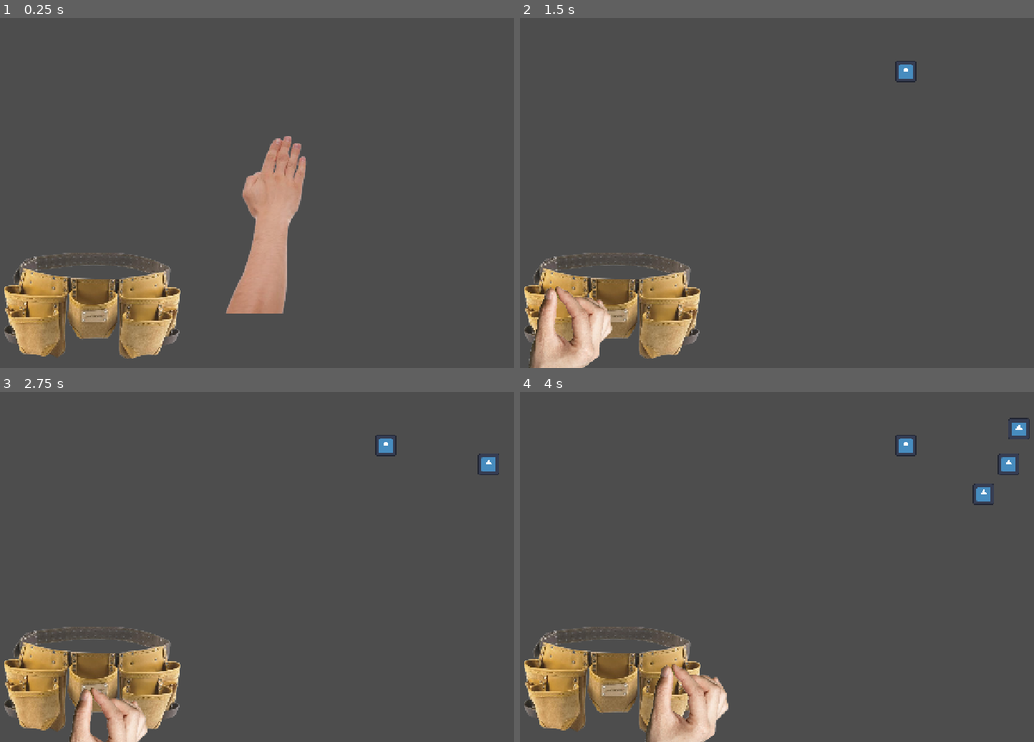
Above: before the commit, frames 1-4 (two rows, left to right).
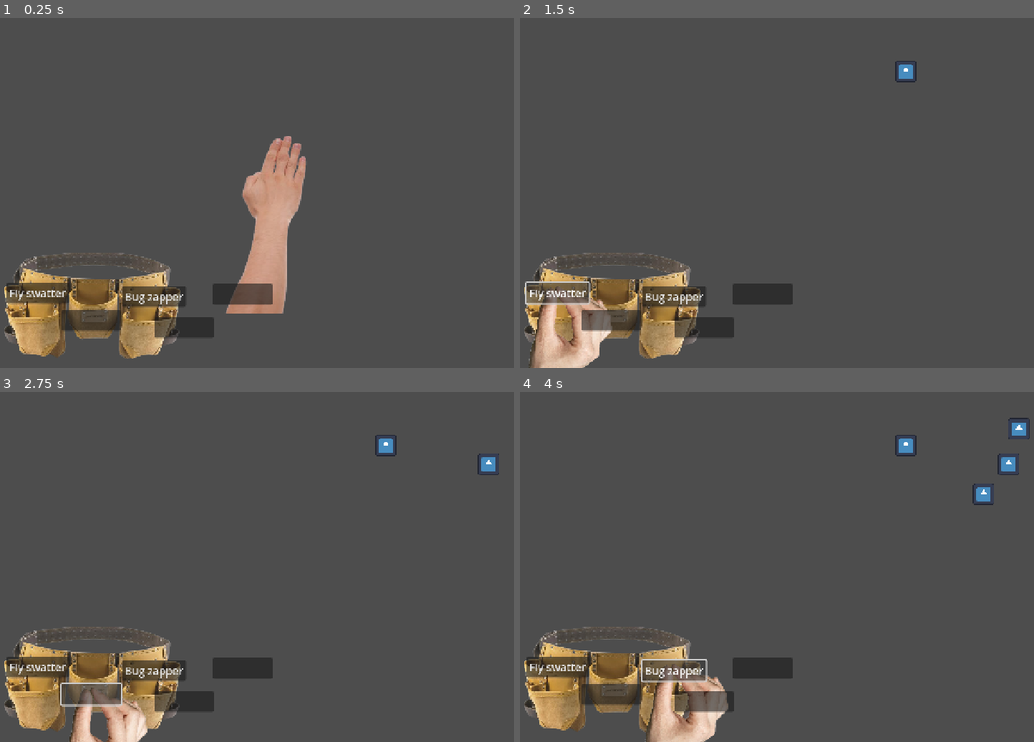
Above: after the commit, the same moments.

Repository: mattismoel/rage-room
Game: Godot game, scene res://scenes/game.tscn
Same seed, same stepped clock (60 frames per second), same inputs: the game is played once before the commit and once after it. The engine's default icon, where the game draws it, is replaced by a stand-in: a white triangle on a blue panel in a dark square.
Inputs (mouse positions are in pixels of both pictures, inside the frame that each line leads up to):
- Up to frame 1 (0.25 s): no input
- Up to frame 2 (1.5 s): click (555, 291) at 0.5 s, where only the run after the commit has a clickable "Fly swatter"; click (555, 291) at 1.27 s
- Up to frame 3 (2.75 s): click (92, 693) at 2.02 s
- Up to frame 4 (4 s): click (674, 668) at 2.75 s, where only the run after the commit has a clickable "Bug zapper"; click (674, 668) at 3.52 s

The runs differ from the first frame. In frame 1, 3.5% of the frame differs, in the area x 1-54%, y 75-92%; in frame 2, 3.6%; in frame 3, 3.5%; in frame 4, 3.6%.

Commit message:
reworked inventory system

Diff:
--- a/scenes/game.tscn
+++ b/scenes/game.tscn
@@ -60,4 +60,5 @@
 [node name="Player" parent="." node_paths=PackedStringArray("inventory") instance=ExtResource("8_0tnpc")]
 inventory = NodePath("../Inventory")
 
-[node name="Inventory" parent="." instance=ExtResource("9_0tnpc")]
+[node name="Inventory" parent="." node_paths=PackedStringArray("inventory_slots") instance=ExtResource("9_0tnpc")]
+inventory_slots = []
--- a/scenes/inventory.tscn
+++ b/scenes/inventory.tscn
@@ -1,14 +1,35 @@
-[gd_scene load_steps=4 format=3 uid="uid://crh2sifj0qerg"]
+[gd_scene load_steps=10 format=3 uid="uid://crh2sifj0qerg"]
 
 [ext_resource type="Script" uid="uid://djgu6m5pecjky" path="res://scripts/inventory.gd" id="1_hj2ta"]
 [ext_resource type="Texture2D" uid="uid://b1cln5grvtgrp" path="res://assets/belt.png" id="2_ty45s"]
+[ext_resource type="Script" uid="uid://bxcl32ibl8vgx" path="res://scenes/inventory/inventory_slot.gd" id="3_ty45s"]
+[ext_resource type="PackedScene" uid="uid://ytos3fkkwwof" path="res://scenes/equipment/bug_zapper.tscn" id="4_yyk2a"]
+[ext_resource type="Script" uid="uid://c3n2s4jlpujkh" path="res://scenes/equipment/equipment_entry.gd" id="5_uae8j"]
+[ext_resource type="PackedScene" uid="uid://crbgnq0h1g3ym" path="res://scenes/equipment/flyswatter.tscn" id="6_uae8j"]
 
 [sub_resource type="RectangleShape2D" id="RectangleShape2D_hj2ta"]
 size = Vector2(148, 101)
 
-[node name="Inventory" type="Node2D" node_paths=PackedStringArray("inventory_area")]
+[sub_resource type="Resource" id="Resource_uae8j"]
+script = ExtResource("5_uae8j")
+scene = ExtResource("6_uae8j")
+name = "Fly swatter"
+unlocked = true
+value = 0
+metadata/_custom_type_script = "uid://c3n2s4jlpujkh"
+
+[sub_resource type="Resource" id="Resource_s887n"]
+script = ExtResource("5_uae8j")
+scene = ExtResource("4_yyk2a")
+name = "Bug zapper"
+unlocked = true
+value = 0
+metadata/_custom_type_script = "uid://c3n2s4jlpujkh"
+
+[node name="Inventory" type="Node2D" node_paths=PackedStringArray("inventory_area", "inventory_slots")]
 script = ExtResource("1_hj2ta")
 inventory_area = NodePath("HoverArea/CollisionShape2D")
+inventory_slots = [NodePath("CanvasLayer/InventorySlot"), NodePath("CanvasLayer/InventorySlot2"), NodePath("CanvasLayer/InventorySlot3"), NodePath("CanvasLayer/InventorySlot4"), NodePath("CanvasLayer/InventorySlot5")]
 
 [node name="Belt" type="Sprite2D" parent="."]
 position = Vector2(84.796, 270.15)
@@ -17,8 +38,52 @@
 texture = ExtResource("2_ty45s")
 
 [node name="HoverArea" type="Area2D" parent="."]
-position = Vector2(134.796, 184.15)
+position = Vector2(84, 264)
 
 [node name="CollisionShape2D" type="CollisionShape2D" parent="HoverArea"]
-position = Vector2(-50.796, 79.35)
 shape = SubResource("RectangleShape2D_hj2ta")
+
+[node name="CanvasLayer" type="CanvasLayer" parent="."]
+layer = 2
+
+[node name="InventorySlot" type="Button" parent="CanvasLayer"]
+offset_left = 13.0
+offset_top = 248.0
+offset_right = 102.0
+offset_bottom = 279.0
+scale = Vector2(0.562755, 0.562755)
+script = ExtResource("3_ty45s")
+initial_equipment = SubResource("Resource_uae8j")
+
+[node name="InventorySlot2" type="Button" parent="CanvasLayer"]
+offset_left = 59.0
+offset_top = 271.0
+offset_right = 148.0
+offset_bottom = 302.0
+scale = Vector2(0.562755, 0.562755)
+script = ExtResource("3_ty45s")
+
+[node name="InventorySlot3" type="Button" parent="CanvasLayer"]
+offset_left = 110.0
+offset_top = 251.0
+offset_right = 199.0
+offset_bottom = 282.0
+scale = Vector2(0.562755, 0.562755)
+script = ExtResource("3_ty45s")
+initial_equipment = SubResource("Resource_s887n")
+
+[node name="InventorySlot4" type="Button" parent="CanvasLayer"]
+offset_left = 137.0
+offset_top = 277.0
+offset_right = 226.0
+offset_bottom = 308.0
+scale = Vector2(0.562755, 0.562755)
+script = ExtResource("3_ty45s")
+
+[node name="InventorySlot5" type="Button" parent="CanvasLayer"]
+offset_left = 186.0
+offset_top = 249.0
+offset_right = 275.0
+offset_bottom = 280.0
+scale = Vector2(0.562755, 0.562755)
+script = ExtResource("3_ty45s")
--- /dev/null
+++ b/scenes/inventory/inventory_slot.gd
@@ -0,0 +1,44 @@
+class_name InventorySlot
+extends Button
+
+@export var initial_equipment: EquipmentEntry
+var _stored_equipment: EquipmentEntry
+
+func _ready() -> void:
+	set_entry(initial_equipment)
+	pressed.connect(_on_pressed)
+
+func set_entry(entry: EquipmentEntry):
+	if entry == null:
+		clear()
+		return
+	print("place ", entry.name)
+
+	## Set slot to display the stored equipment entry
+	_stored_equipment = entry
+	text = entry.name  # Or set an icon, etc.
+
+func clear():
+	_stored_equipment = null
+	text = ""
+
+func _on_pressed():
+	#if InventoryManager.equipped_entry == null:
+		#clear()
+	#else:
+		#set_entry(InventoryManager.equipped_entry)
+
+	## If slot is not empty, equip what is already there. Else just unequip.
+	if _stored_equipment != null:
+		print("equip")
+		var before := InventoryManager.equipped_entry
+		InventoryManager.eqiup(_stored_equipment)
+		if before == null:
+			clear()
+		else:
+			set_entry(before)
+
+	else:
+		print("unequip")
+		set_entry(InventoryManager.equipped_entry)
+		InventoryManager.unequip()
--- a/scenes/player.tscn
+++ b/scenes/player.tscn
@@ -10,28 +10,9 @@
 [ext_resource type="Script" uid="uid://qp3frfxg5ogc" path="res://scripts/player/pickup_state.gd" id="5_tuyoq"]
 [ext_resource type="Texture2D" uid="uid://dniu173guiukg" path="res://assets/player/pickup hand.png" id="9_f1ej7"]
 [ext_resource type="Script" uid="uid://b4m3ikfypcuk2" path="res://scripts/player/equipment_state.gd" id="9_y4r1p"]
-[ext_resource type="Script" uid="uid://c3n2s4jlpujkh" path="res://scenes/equipment/equipment_entry.gd" id="11_3v2ag"]
-[ext_resource type="PackedScene" uid="uid://crbgnq0h1g3ym" path="res://scenes/equipment/flyswatter.tscn" id="12_jej6c"]
-[ext_resource type="PackedScene" uid="uid://ytos3fkkwwof" path="res://scenes/equipment/bug_zapper.tscn" id="13_jej6c"]
 
 [sub_resource type="CircleShape2D" id="CircleShape2D_smehm"]
 radius = 40.0
-
-[sub_resource type="Resource" id="Resource_f1ej7"]
-script = ExtResource("11_3v2ag")
-scene = ExtResource("12_jej6c")
-name = "Flyswatter"
-unlocked = true
-value = 25
-metadata/_custom_type_script = "uid://c3n2s4jlpujkh"
-
-[sub_resource type="Resource" id="Resource_oprun"]
-script = ExtResource("11_3v2ag")
-scene = ExtResource("13_jej6c")
-name = "Bug Zapper Racket"
-unlocked = true
-value = 50
-metadata/_custom_type_script = "uid://c3n2s4jlpujkh"
 
 [node name="Hand" type="Node2D" node_paths=PackedStringArray("state_machine", "idle_state", "pick_up_state", "equipment_state")]
 z_index = 1
@@ -117,7 +98,6 @@
 script = ExtResource("9_y4r1p")
 idle_state = NodePath("../Idle")
 pick_up_state = NodePath("../Pick up")
-_entries = Array[ExtResource("11_3v2ag")]([SubResource("Resource_f1ej7"), SubResource("Resource_oprun")])
 metadata/_custom_type_script = "uid://cjgkt6mw5ow4l"
 
 [node name="Sprite2D" type="Sprite2D" parent="StateMachine/Equiment"]
--- a/scripts/inventory.gd
+++ b/scripts/inventory.gd
@@ -3,6 +3,8 @@
 
 @export var inventory_area: CollisionShape2D
 @onready var inventory_rect: Rect2 = inventory_area.get_shape().get_rect()
+
+@export var inventory_slots: Array[InventorySlot]
 
 var _mouse_inside_inventory: bool
 signal mouse_entered
@@ -15,9 +17,23 @@
 	inventory_rect.position += inventory_area.global_position
 
 func _on_inventory_changed() -> void:
-	for equipment_entry in InventoryManager.inventory:
-		if equipment_entry.unlocked:
-			pass
+	pass
+	#for slot in inventory_slots:
+		#slot.clear()
+	#
+	## Allocate missing inventory equipment entries to slots
+	#for index in range(InventoryManager.inventory.size()):
+		#var equipment_entry = InventoryManager.inventory[index]
+		#
+		#var already_placed := false
+		#for slot in inventory_slots:
+			#if slot.equipment_entry == equipment_entry:
+				#already_placed = true
+				#break
+		#if not already_placed:
+			#for slot in inventory_slots:
+				#if slot.equipment_entry == null:
+					#slot.equipment_entry = equipment_entry
 
 func _process(delta: float) -> void:
 	## Detetct if the mouse is entering or leaving the inventory
--- a/scripts/inventory_manager.gd
+++ b/scripts/inventory_manager.gd
@@ -1,13 +1,38 @@
 extends Node
 
 var inventory: Array[EquipmentEntry] = []
+var equipped_entry: EquipmentEntry
+
 signal inventory_changed
+signal entry_equipped(entry: EquipmentEntry)
 
-func add_equipment_to_inventory(entry: EquipmentEntry) -> void:
-	inventory.append(entry)
+func eqiup(new_entry: EquipmentEntry) -> void:
+	print("picked up ", new_entry.name)
+	## Put the currently equipped entry back in the inventory
+	add_entry(equipped_entry)
+
+	## Remove the entry being picked up from the inventory
+	remove_entry(new_entry)
+	equipped_entry = new_entry
+
+	entry_equipped.emit(new_entry)
+
+func unequip() -> void:
+	#print("unequipped ", equipped_entry.name)
+	## Put the currently equipped entry back in the inventory
+	add_entry(equipped_entry)
+	equipped_entry = null
+
+func add_entry(entry: EquipmentEntry) -> void:
+	## Add entry (if it is not null) to inventory
+	if entry != null: inventory.append(entry)
+
+	## Signal that inventory has been changed
 	inventory_changed.emit()
-	#equip_item(entry)
 
-func remove_equipment_from_inventory(entry: EquipmentEntry) -> void:
+func remove_entry(entry: EquipmentEntry) -> void:
+	## Remove entry from inventory
 	inventory.erase(entry)
+
+	## Signal that inventory has been changed
 	inventory_changed.emit()
--- a/scripts/player/equipment_state.gd
+++ b/scripts/player/equipment_state.gd
@@ -4,16 +4,12 @@
 @export var idle_state: IdleState
 @export var pick_up_state: PickUpState
 
-@export var _entries: Array[EquipmentEntry] = []
-@onready var current_equipment_entry: EquipmentEntry = _entries[0]
 var loaded_equipment: Equipment
 
 func enter() -> void:
 	super()
 	visible = true
-
-	if _entries.size() <= 0:
-		push_error("This weighted spawn entry selector has no entries!")
+	InventoryManager.entry_equipped.connect(set_equipment)
 
 func exit() -> void:
 	remove_child(loaded_equipment)
@@ -34,20 +30,19 @@
 		loaded_equipment.queue_free()
 
 	## Istantiate new equipment
-	current_equipment_entry = equipment
-	loaded_equipment = current_equipment_entry.scene.instantiate()
+	loaded_equipment = equipment.scene.instantiate()
 	add_child(loaded_equipment)
 
-	print("Set equipment to %s" % current_equipment_entry.name)
+	print("Equipment state loaded equipment %s" % equipment.name)
 
-func next_in_equipment_cycle(steps: int) -> void:
-	var index := _entries.find(current_equipment_entry) + steps
-
-	## Restart the loop when last equipment entry is reached
-	index = index - _entries.size() if index >= _entries.size() else index
-	set_equipment_from_index(index)
-
-func set_equipment_from_index(index: int) -> void:
-	# Check that requested equipment index is valid
-	if index < _entries.size():
-		set_equipment(_entries[index])
+#func next_in_equipment_cycle(steps: int) -> void:
+	#var index := _entries.find(current_equipment_entry) + steps
+	#
+	### Restart the loop when last equipment entry is reached
+	#index = index - _entries.size() if index >= _entries.size() else index
+	#set_equipment_from_index(index)
+#
+#func set_equipment_from_index(index: int) -> void:
+	## Check that requested equipment index is valid
+	#if index < _entries.size():
+		#set_equipment(_entries[index])
--- a/scripts/player/hand.gd
+++ b/scripts/player/hand.gd
@@ -14,8 +14,8 @@
 func _process(delta: float) -> void:
 	global_position = get_global_mouse_position()
 
-func _input(event: InputEvent) -> void:
-	handle_equipment_change(event)
+#func _input(event: InputEvent) -> void:
+	#handle_equipment_change(event)
 
 func _on_mouse_enter_inventory() -> void:
 	state_machine.change_state(pick_up_state)
@@ -23,17 +23,17 @@
 func _on_mouse_leave_inventory() -> void:
 	state_machine.change_state(idle_state)
 
-func handle_equipment_change(event: InputEvent) -> void:
-	## This is only meant for debugging/as an alternative to picking the equipment manually
-	if event is InputEventKey and event.pressed:
-		## If keycode is 0, go to idle state (no equipment)
-		if event.keycode == KEY_1:
-			state_machine.change_state(idle_state)
-
-		## Check if keypress is a number between 0 and 9
-		if event.keycode >= KEY_2 and event.keycode <= KEY_9:
-			var digit_pressed: int = -KEY_2 + event.keycode
-
-			## Switch to equipment state after choosing equipment
-			equipment_state.set_equipment_from_index(digit_pressed)
-			state_machine.change_state(equipment_state)
+#func handle_equipment_change(event: InputEvent) -> void:
+	### This is only meant for debugging/as an alternative to picking the equipment manually
+	#if event is InputEventKey and event.pressed:
+		### If keycode is 0, go to idle state (no equipment)
+		#if event.keycode == KEY_1:
+			#state_machine.change_state(idle_state)
+			#
+		### Check if keypress is a number between 0 and 9
+		#if event.keycode >= KEY_2 and event.keycode <= KEY_9:
+			#var digit_pressed: int = -KEY_2 + event.keycode
+			#
+			### Switch to equipment state after choosing equipment
+			#equipment_state.set_equipment_from_index(digit_pressed)
+			#state_machine.change_state(equipment_state)
Not shown, added: scenes/inventory/inventory_slot.gd.uid
Not shown: 1 places in scenes/player.tscn that only renumber resources
